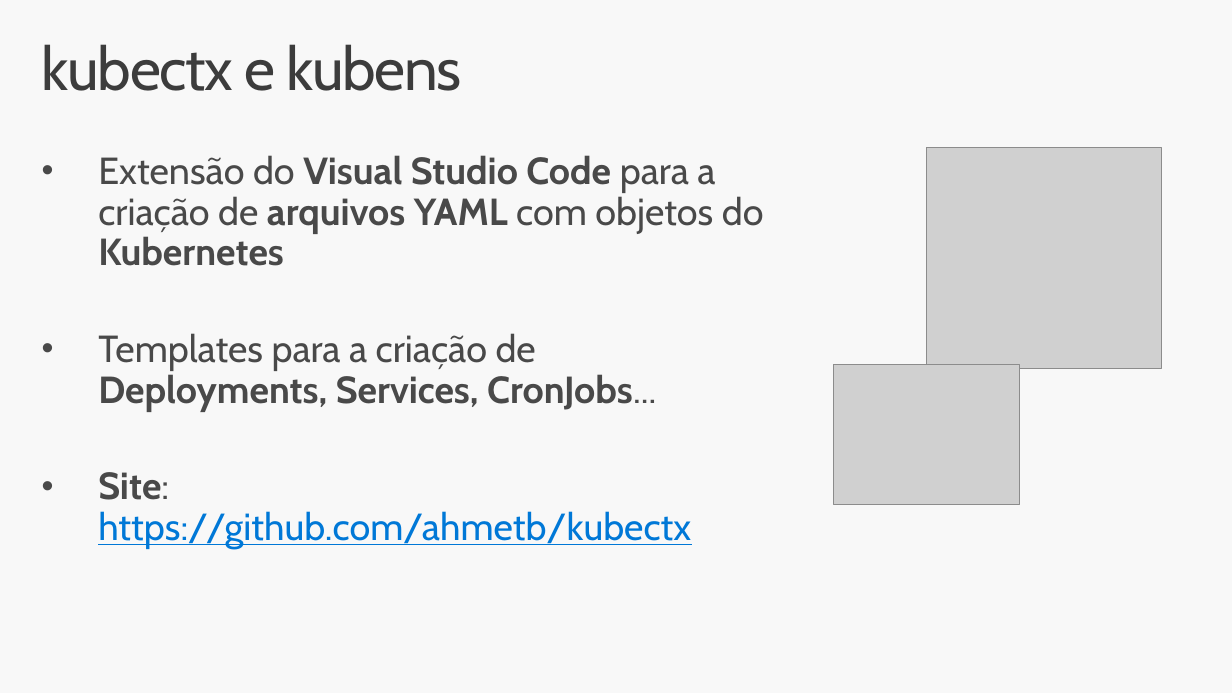
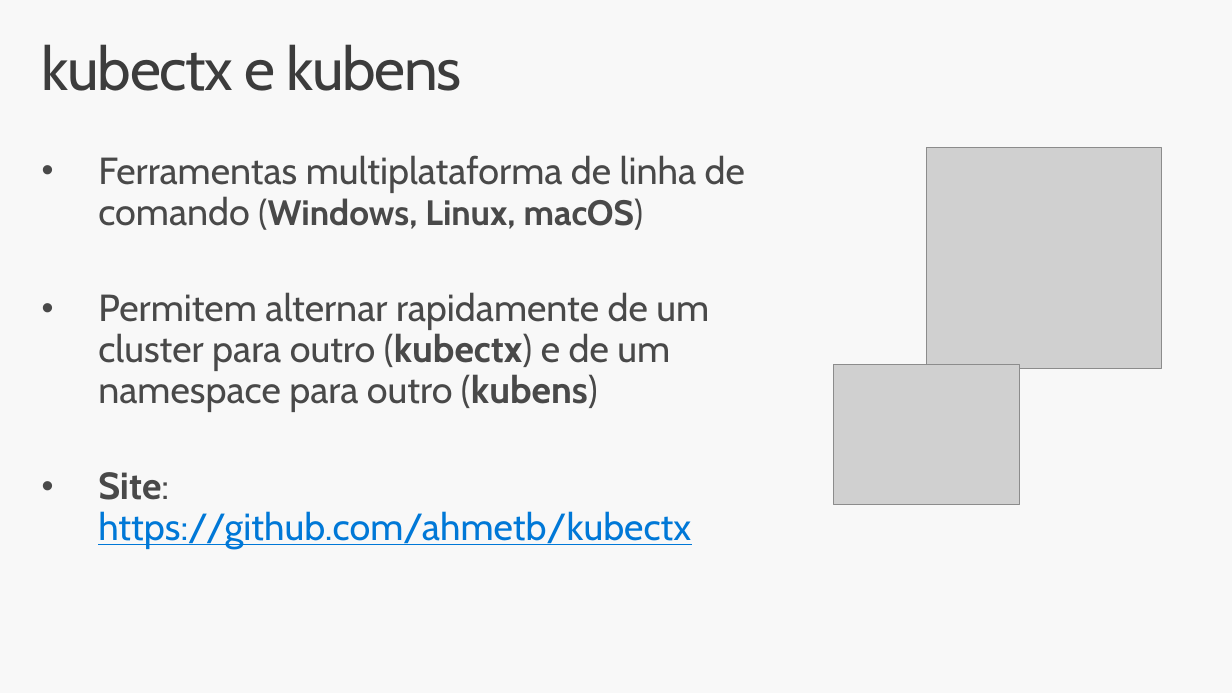
Before and after one commit to renatogroffe/Docker-Kubernetes_DevOpsExperience-2024-11, a slide deck: slide 14 of slides/Docker Kubernetes Novembro-2024.pptx. Drawn at 1232x693 pixels with LibreOffice and Linux fonts; fonts in the diff are those of the drawing; grey boxes stand for pictures. Boxes give left, top, right and bottom in pixels: in the first picture for what was removed or moved away, otherwise in the second. Text is boxed around its words. In the diff, an @@ line names an element or a change of style, - is before the commit and + after.

```diff
--- a/slides/Docker Kubernetes Novembro-2024.pptx
+++ b/slides/Docker Kubernetes Novembro-2024.pptx
@@ text at (98,155,745,412): text changed; bold off @@
-• Extensão do Visual Studio Code para a criação de arquivos YAML com objetos do Kubernetes
-• Templates para a criação de Deployments, Services, CronJobs...
+• Ferramentas multiplataforma de linha de comando (Windows, Linux, macOS)
+• Permitem alternar rapidamente de um cluster para outro (kubectx) e de um namespace para outro (kubens)
```
Also in this commit, not shown: 2 other files.
